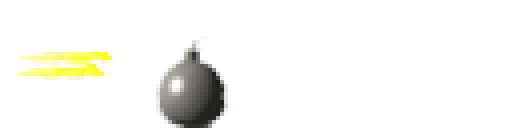
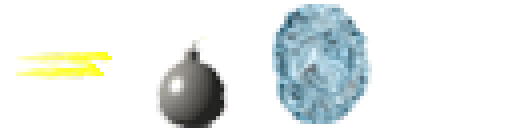
Revision of a layered 512x128 image; what changed, layer by layer:
added layer "shield_picture.png" above "bolt_1.png" over [272, 4, 372, 124]
